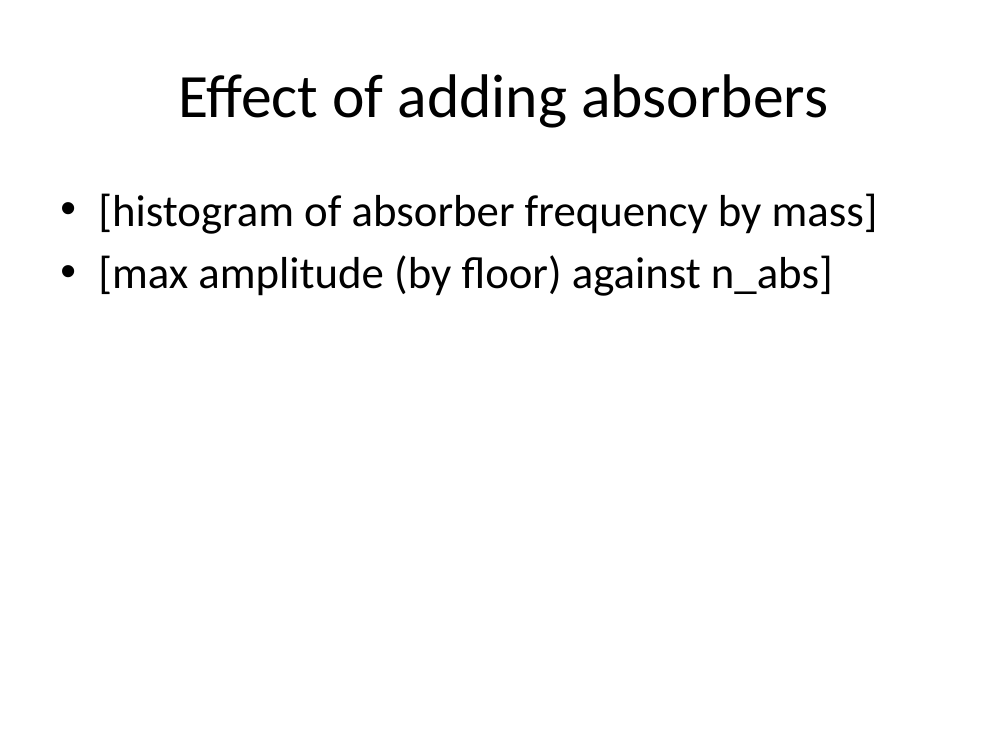
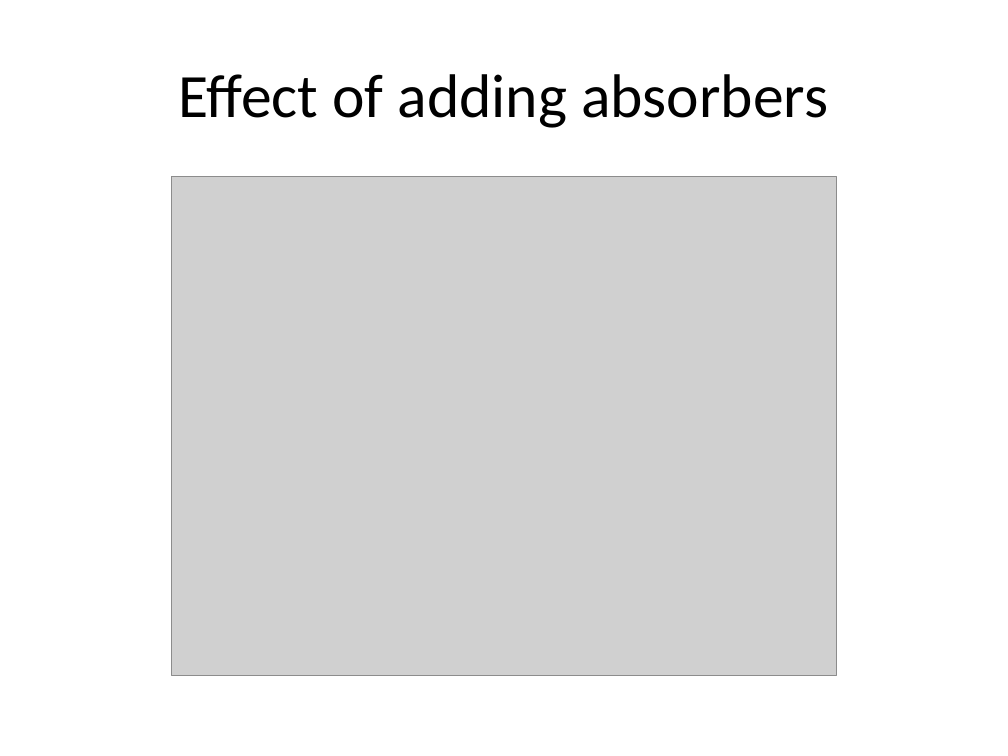
Before and after one commit to eric-wieser/cued-icw, a slide deck: slide 18 of powerpoint.pptx (slide 15 before the commit). Drawn at 1008x756 pixels with LibreOffice and Linux fonts; fonts in the diff are those of the drawing; grey boxes stand for pictures. Boxes give left, top, right and bottom in pixels: in the first picture for what was removed or moved away, otherwise in the second. Text is boxed around its words. In the diff, an @@ line names an element or a change of style, - is before the commit and + after.

```diff
--- a/powerpoint.pptx
+++ b/powerpoint.pptx
@@ picture added at bbox=[171, 176, 837, 675] @@
@@ text removed at bbox=[98, 193, 878, 296] @@
-• [histogram of absorber frequency by mass]
-• [max amplitude (by floor) against n_abs]
```
Also in this commit, not shown: 5 other slides changed, 8 slides added, 2 slides removed.
